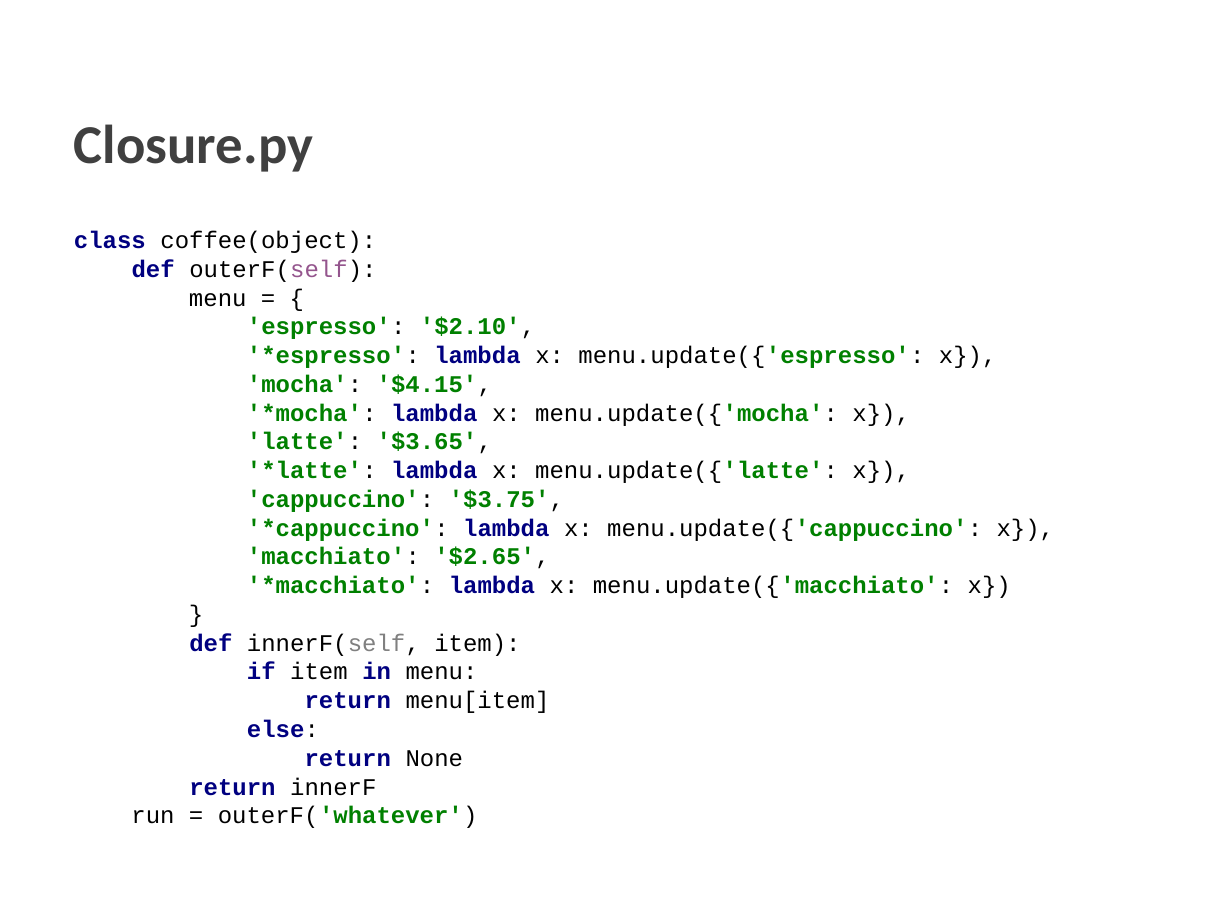
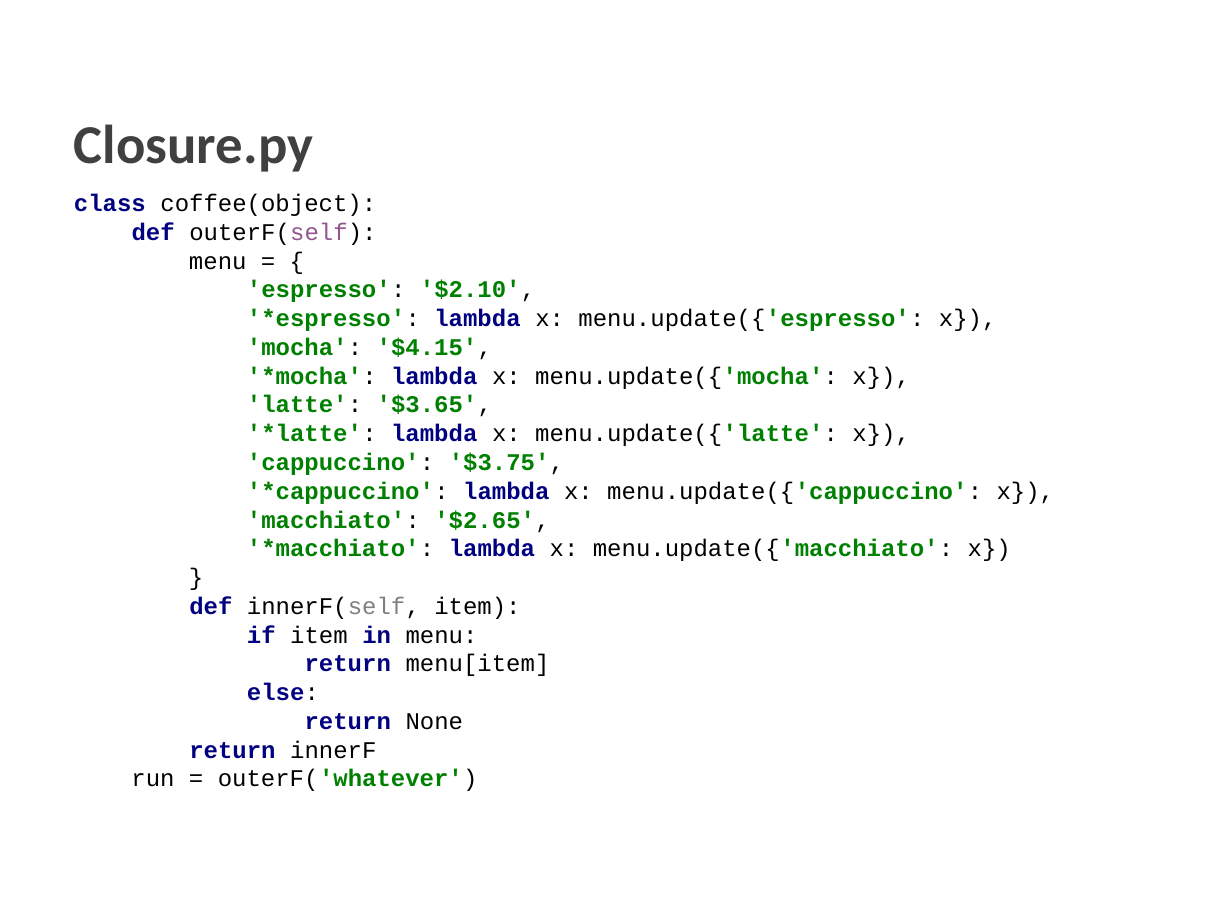
Before and after one commit to jht585/PLFinal, a slide deck: slide 2 of PLFinal.pptx. Drawn at 1232x924 pixels with LibreOffice and Linux fonts; fonts in the diff are those of the drawing; background and template pictures are left out. Boxes give left, top, right and bottom in pixels: in the first picture for what was removed or moved away, otherwise in the second. Text is boxed around its words. In the diff, an @@ line names an element or a change of style, - is before the commit and + after.

```diff
--- a/PLFinal.pptx
+++ b/PLFinal.pptx
@@ text "class coffee(object): def outerF(self): menu ...": place and size @@
-text "class coffee(object): def outerF(self): menu ..." at <box>74,231,1055,828</box>
+text "class coffee(object): def outerF(self): menu ..." at <box>74,194,1055,791</box>
```
Also in this commit, not shown: 1 other slide changed, 5 slides added.
